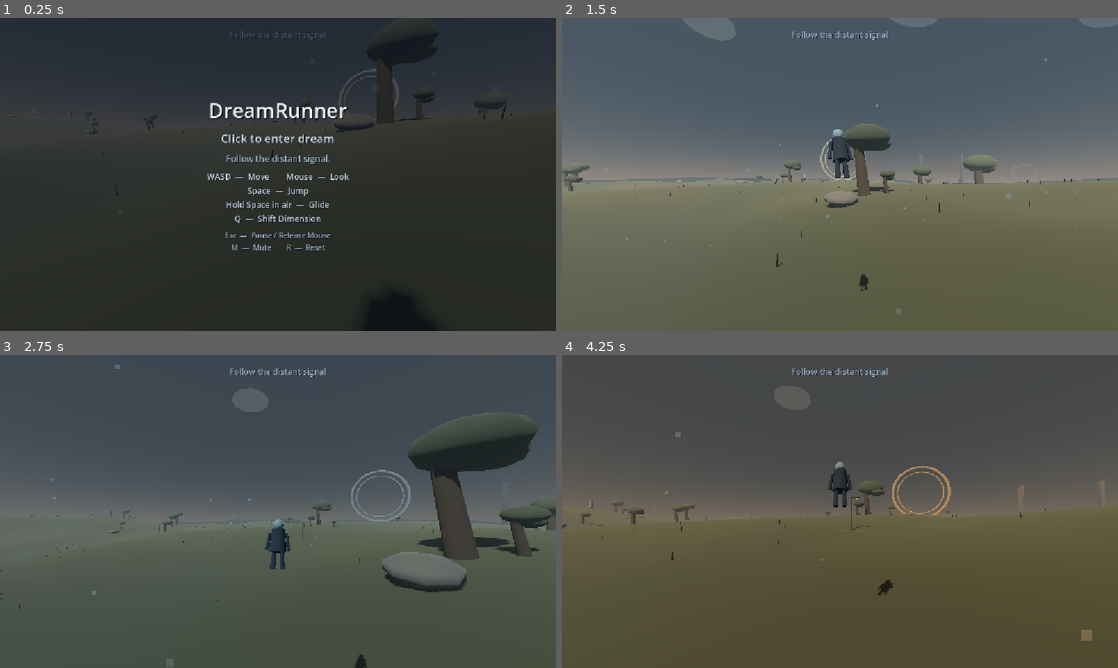
Above: before the commit, frames 1-4 (two rows, left to right).
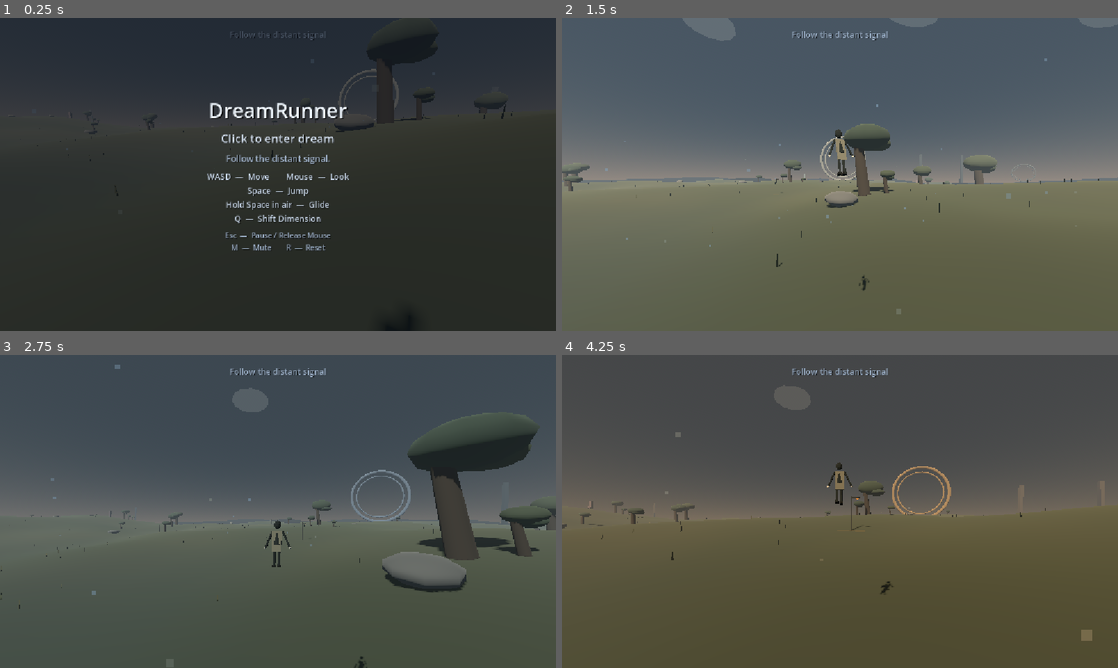
Above: after the commit, the same moments.

Repository: nimanimanima-rgb/DreamRunner
Game: Godot game, scene res://scenes/Game.tscn
Same seed, same stepped clock (60 frames per second), same inputs: the game is played once before the commit and once after it.
Inputs (mouse positions are in pixels of both pictures, inside the frame that each line leads up to):
- Up to frame 1 (0.25 s): no input
- Up to frame 2 (1.5 s): tap Enter at 0.5 s; move the mouse to (812, 237) at 0.52 s; hold Q (shift_dimension) 0.53-1.28 s; hold W (move_forward) from 0.53 s (still down); click (812, 237) at 0.67 s; tap Space (jump) at 0.77 s; move the mouse to (878, 177) at 1.27 s; tap M at 1.35 s
- Up to frame 3 (2.75 s): keep holding W (move_forward); tap Space (jump) at 1.52 s; move the mouse to (233, 508) at 2.02 s; hold Q (shift_dimension) from 2.03 s (still down)
- Up to frame 4 (4.25 s): move the mouse to (845, 511) at 2.77 s; release W (move_forward) at 2.78 s; release Q (shift_dimension) at 2.78 s; hold A (move_left) 2.78-3.53 s; tap M at 2.85 s; click (845, 511) at 2.92 s; tap Space (jump) at 3.02, 3.77 s; move the mouse to (817, 505) at 3.52 s; hold W (move_forward) from 3.53 s (still down); hold Q (shift_dimension) from 3.53 s (still down)

The runs differ from the first frame. In frame 1, 0.1% of the frame differs, in the area x 65-78%, y 87-100%; in frame 2, 0.4%, in the area x 47-55%, y 35-88%; in frame 3, 0.4%; in frame 4, 0.4%.

Commit message:
Add custom modular player character

Diff:
--- a/scenes/Game.tscn
+++ b/scenes/Game.tscn
@@ -9,6 +9,7 @@
 [ext_resource type="Script" path="res://scripts/dream_signal_guidance.gd" id="7_guidance"]
 [ext_resource type="Script" path="res://scripts/audio_manager.gd" id="8_audio"]
 [ext_resource type="Script" path="res://scripts/dimension_transition_overlay.gd" id="9_dimension_transition"]
+[ext_resource type="Script" path="res://scripts/player_character_asset_loader.gd" id="10_character_loader"]
 
 [sub_resource type="StandardMaterial3D" id="PlayerMaterial"]
 albedo_color = Color(0.16, 0.22, 0.29, 1)
@@ -127,6 +128,9 @@
 material_override = SubResource("PlayerMaterial")
 mesh = SubResource("PlayerLegMesh")
 
+[node name="CharacterAssetLoader" type="Node" parent="Player"]
+script = ExtResource("10_character_loader")
+
 [node name="PlayerCollision" type="CollisionShape3D" parent="Player"]
 transform = Transform3D(1, 0, 0, 0, 1, 0, 0, 0, 1, 0, 0.9, 0)
 shape = SubResource("PlayerShape")
--- /dev/null
+++ b/scripts/player_character_asset_loader.gd
@@ -0,0 +1,129 @@
+extends Node
+
+@export_group("Custom Character")
+@export_file("*.glb") var character_scene_path: String = (
+	"res://assets/models/characters/dream_runner_character_01.glb"
+)
+@export_range(0.1, 3.0, 0.05) var custom_character_scale: float = 1.0
+@export_range(-2.0, 2.0, 0.05) var custom_character_y_offset: float = -0.9
+@export_range(-180.0, 180.0, 1.0) var custom_character_forward_rotation_degrees: float = 180.0
+
+const REQUIRED_PART_NAMES: PackedStringArray = [
+	"DR_Torso_Coat",
+	"DR_Coat_Back_Panel",
+	"DR_Neck",
+	"DR_Hood_Head",
+	"DR_Faceless_Mask",
+	"DR_Chest_Signal",
+	"DR_Hanging_Scarf",
+	"DR_Left_Arm",
+	"DR_Right_Arm",
+	"DR_Left_Hand",
+	"DR_Right_Hand",
+	"DR_Left_Leg",
+	"DR_Right_Leg",
+	"DR_Left_Foot",
+	"DR_Right_Foot",
+]
+
+const LIMB_TARGET_PATHS := {
+	"DR_Left_Arm": NodePath("VisualPivot/PosePivot/MotionPivot/LeftArmPivot"),
+	"DR_Right_Arm": NodePath("VisualPivot/PosePivot/MotionPivot/RightArmPivot"),
+	"DR_Left_Leg": NodePath("VisualPivot/PosePivot/MotionPivot/LeftLegPivot"),
+	"DR_Right_Leg": NodePath("VisualPivot/PosePivot/MotionPivot/RightLegPivot"),
+}
+
+const FALLBACK_PATHS: Array[NodePath] = [
+	NodePath("VisualPivot/PosePivot/MotionPivot/Torso"),
+	NodePath("VisualPivot/PosePivot/MotionPivot/Head"),
+	NodePath("VisualPivot/PosePivot/MotionPivot/LeftArmPivot/LeftArm"),
+	NodePath("VisualPivot/PosePivot/MotionPivot/RightArmPivot/RightArm"),
+	NodePath("VisualPivot/PosePivot/MotionPivot/LeftLegPivot/LeftLeg"),
+	NodePath("VisualPivot/PosePivot/MotionPivot/RightLegPivot/RightLeg"),
+]
+
+var custom_character_loaded: bool = false
+
+
+func _ready() -> void:
+	load_custom_character()
+
+
+func load_custom_character() -> void:
+	var player := get_parent()
+	var motion_pivot := player.get_node_or_null("VisualPivot/PosePivot/MotionPivot") as Node3D
+	if motion_pivot == null:
+		warn_and_keep_fallback("MotionPivot is unavailable")
+		return
+	if not ResourceLoader.exists(character_scene_path, "PackedScene"):
+		warn_and_keep_fallback("GLB resource is unavailable at %s" % character_scene_path)
+		return
+	var character_scene := ResourceLoader.load(character_scene_path, "PackedScene") as PackedScene
+	if character_scene == null:
+		warn_and_keep_fallback("GLB resource did not load as a PackedScene")
+		return
+
+	var character_root := character_scene.instantiate() as Node3D
+	if character_root == null:
+		warn_and_keep_fallback("GLB root is not a Node3D")
+		return
+
+	character_root.name = "CustomCharacterBody"
+	motion_pivot.add_child(character_root)
+	character_root.position.y = custom_character_y_offset
+	character_root.rotation.y = deg_to_rad(custom_character_forward_rotation_degrees)
+	character_root.scale = Vector3.ONE * custom_character_scale
+
+	var parts := collect_named_parts(character_root)
+	var missing_parts: PackedStringArray = []
+	for part_name in REQUIRED_PART_NAMES:
+		if not parts.has(part_name):
+			missing_parts.append(part_name)
+	if not missing_parts.is_empty():
+		character_root.queue_free()
+		warn_and_keep_fallback("missing GLB nodes: %s" % ", ".join(missing_parts))
+		return
+
+	var limb_targets := {}
+	for part_name in LIMB_TARGET_PATHS:
+		var target := player.get_node_or_null(LIMB_TARGET_PATHS[part_name]) as Node3D
+		if target == null:
+			character_root.queue_free()
+			warn_and_keep_fallback("missing animation pivot for %s" % part_name)
+			return
+		limb_targets[part_name] = target
+
+	# Keep each modular limb on the established procedural animation pivot.
+	# Reparenting with keep_global_transform bakes the GLB root tuning into the
+	# limb's local rest pose without changing any movement or pose code.
+	for part_name in LIMB_TARGET_PATHS:
+		var limb := parts[part_name] as Node3D
+		limb.reparent(limb_targets[part_name], true)
+
+	set_fallback_visible(player, false)
+	custom_character_loaded = true
+
+
+func collect_named_parts(root: Node) -> Dictionary:
+	var parts := {}
+	var pending: Array[Node] = [root]
+	while not pending.is_empty():
+		var current: Node = pending.pop_back()
+		var current_name := String(current.name)
+		if current_name in REQUIRED_PART_NAMES:
+			parts[current_name] = current
+		for child in current.get_children():
+			pending.append(child)
+	return parts
+
+
+func set_fallback_visible(player: Node, is_visible: bool) -> void:
+	for fallback_path in FALLBACK_PATHS:
+		var fallback := player.get_node_or_null(fallback_path) as GeometryInstance3D
+		if fallback != null:
+			fallback.visible = is_visible
+
+
+func warn_and_keep_fallback(reason: String) -> void:
+	custom_character_loaded = false
+	push_warning("Custom Dream Runner character was not loaded (%s); using primitive fallback." % reason)
Not shown, added: assets/blender/.gdignore
Binary file added: assets/models/characters/dream_runner_character_01.glb
Not shown, added: assets/models/characters/dream_runner_character_01.glb.import
Not shown, added: scripts/player_character_asset_loader.gd.uid
Not shown, added: assets/blender/dream_runner_character_01.blend
